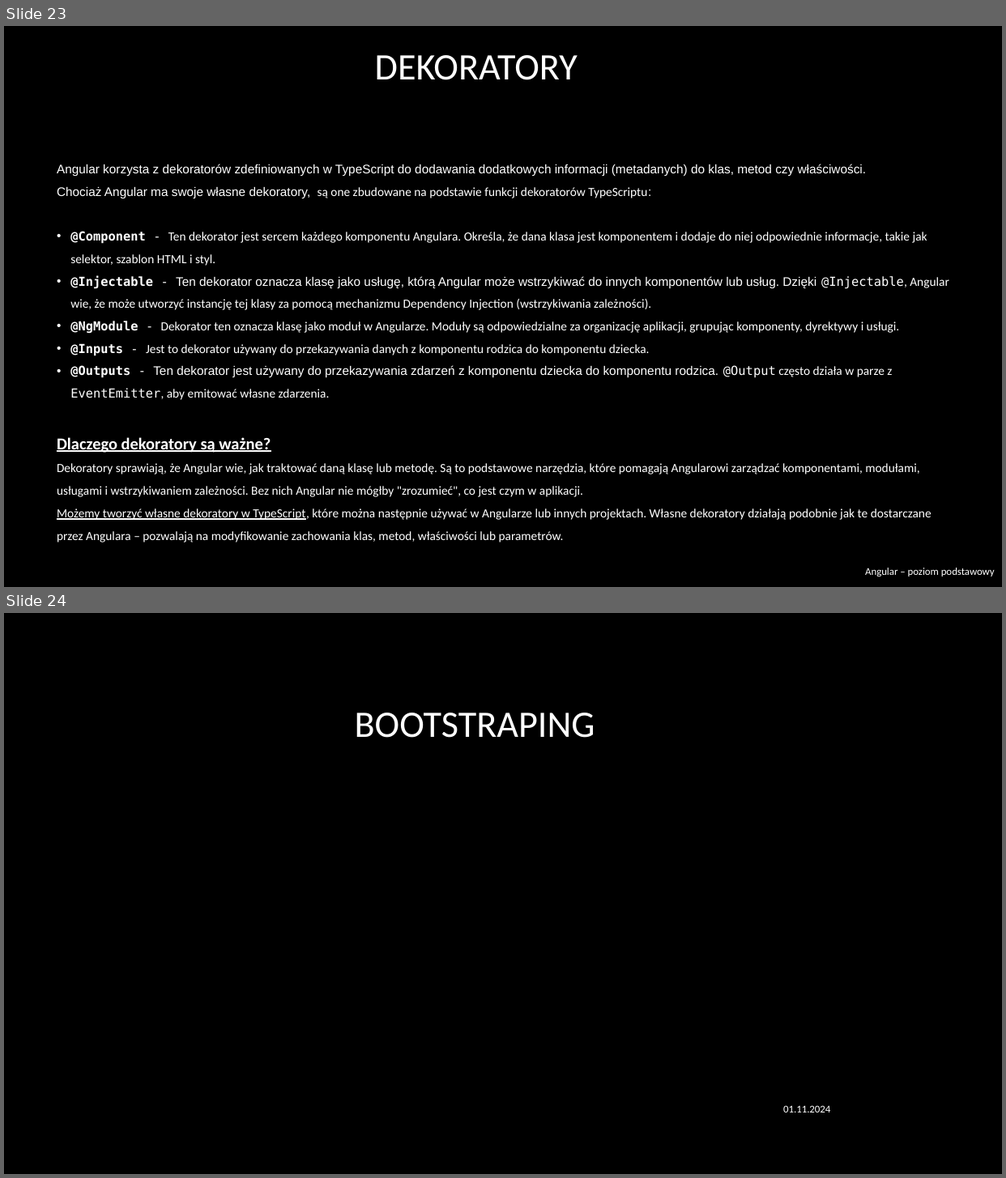
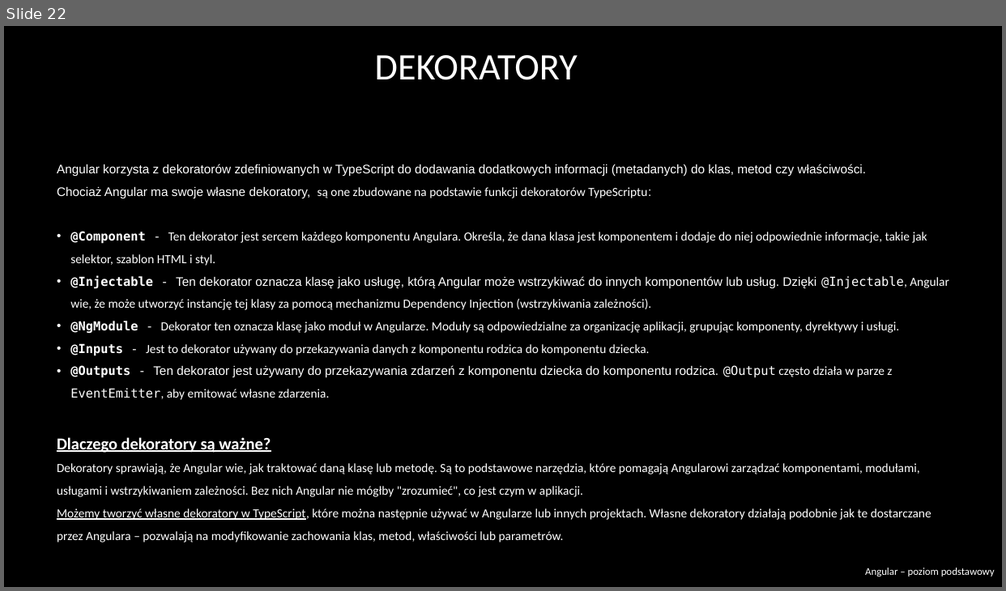
Before and after one commit to RafalSzczuka/angular-course-pfr, a slide deck: prezentacja/prezentacja/Angular beginner.pptx. Shown one above the other, each under a label of ours: slides 23 and 24 before the commit, slide 22 after it. The pictures are 1006x1178 and 1006x591 pixels, drawn with LibreOffice and Linux fonts; fonts in the diff are those of the drawing; background and template pictures are left out. Boxes give left, top, right and bottom in pixels: in the first picture for what was removed or moved away, otherwise in the second. Text is boxed around its words. In the diff, an @@ line names an element or a change of style, - is before the commit and + after.

```diff
--- a/prezentacja/prezentacja/Angular beginner.pptx
+++ b/prezentacja/prezentacja/Angular beginner.pptx
@@ slide 24 removed at <box>4,613,1002,1174</box>, background picture (left out) @@
@@ title removed at <box>355,713,595,738</box> @@
-BOOTSTRAPING
@@ text removed at <box>783,1105,830,1113</box> @@
-01.11.2024
@@ what was slide 23 is now slide 22 @@
```
Also in this commit, not shown: 17 slides changed, 2 slides added, 2 other slides removed, 2 other files.
